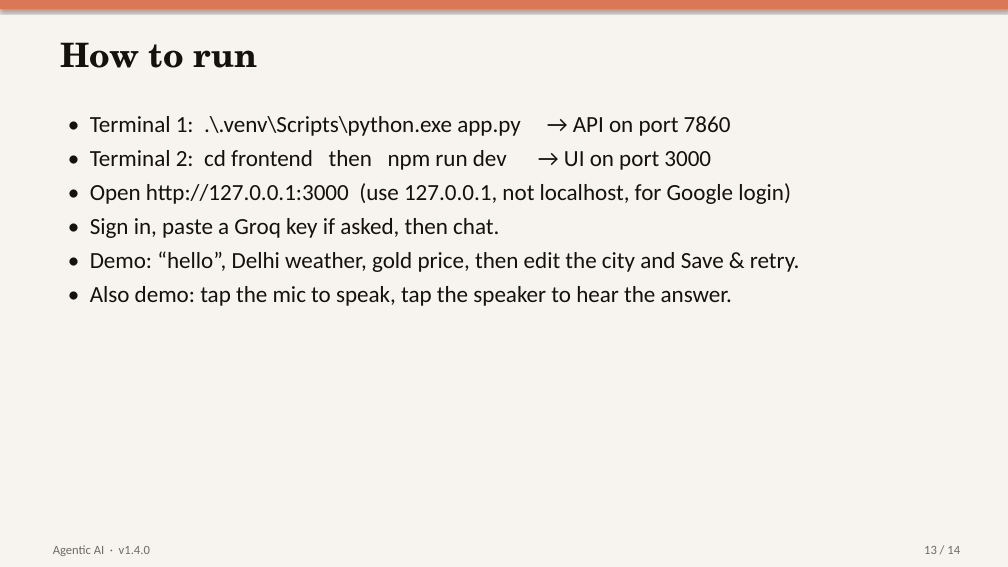
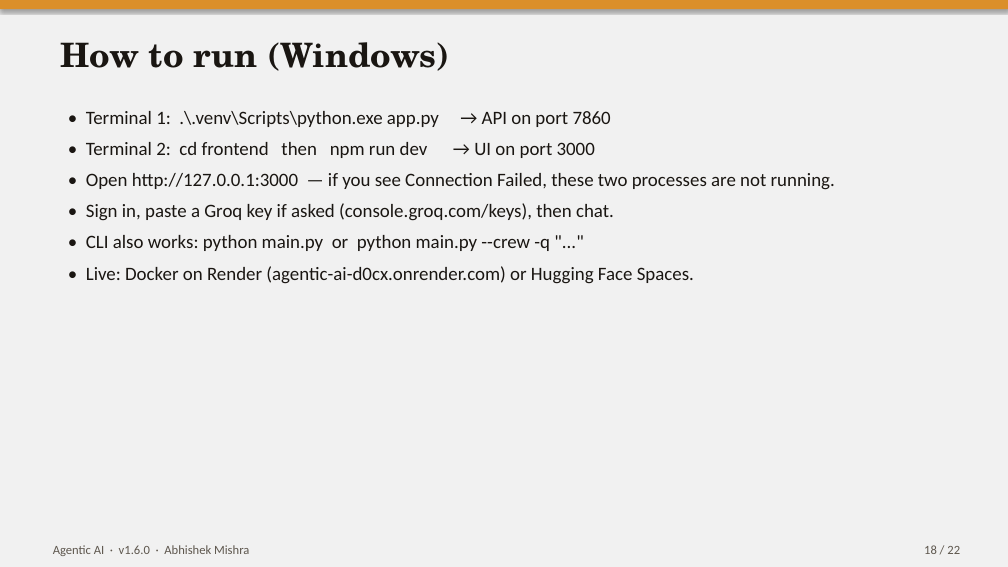
Before and after one commit to KRMANISH489/agentic-ai, a slide deck: slide 18 of Agentic_AI_Presentation.pptx (slide 13 before the commit). Drawn at 1008x567 pixels with LibreOffice and Linux fonts; fonts in the diff are those of the drawing. Boxes give left, top, right and bottom in pixels: in the first picture for what was removed or moved away, otherwise in the second. Text is boxed around its words. In the diff, an @@ line names an element or a change of style, - is before the commit and + after.

```diff
--- a/Agentic_AI_Presentation.pptx
+++ b/Agentic_AI_Presentation.pptx
@@ rectangle at (x1=0, y1=0, x2=1008, y2=567): fill #F7F4EF to #F1F1F1 @@
@@ rectangle at (x1=0, y1=0, x2=1008, y2=9): fill #D97757 to #DB8F2A @@
@@ text at (x1=60, y1=42, x2=450, y2=71): text changed; text colour #14120B to #1A1612 @@
-How to run
+How to run (Windows)
@@ text at (x1=86, y1=111, x2=611, y2=158): size 22 to 18 pt, text colour #14120B to #1A1612 in "• Terminal 1: .\.venv\Scripts\python.exe app.py → API ...", "• Terminal 2: cd frontend then npm ..."; more space between paragraphs @@
@@ text at (x1=86, y1=173, x2=835, y2=284): text changed; size 22 to 18 pt; text colour #14120B to #1A1612 @@
-• Open http://127.0.0.1:3000 (use 127.0.0.1, not localhost, for Google login)
-• Sign in, paste a Groq key if asked, then chat.
-• Demo: “hello”, Delhi weather, gold price, then edit the city and Save & retry.
-• Also demo: tap the mic to speak, tap the speaker to hear the answer.
+• Open http://127.0.0.1:3000 — if you see Connection Failed, these two processes are not running.
+• Sign in, paste a Groq key if asked (console.groq.com/keys), then chat.
+• CLI also works: python main.py or python main.py --crew -q "..."
+• Live: Docker on Render (agentic-ai-d0cx.onrender.com) or Hugging Face Spaces.
@@ text at (x1=53, y1=545, x2=249, y2=556): text changed; text colour #6F6B63 to #5E574E @@
-Agentic AI · v1.4.0
+Agentic AI · v1.6.0 · Abhishek Mishra
@@ text at (x1=924, y1=545, x2=960, y2=554): text changed; text colour #6F6B63 to #5E574E @@
-13 / 14
+18 / 22
```
Also in this commit, not shown: 10 other slides changed, 11 slides added, 3 slides removed, 27 other files.
